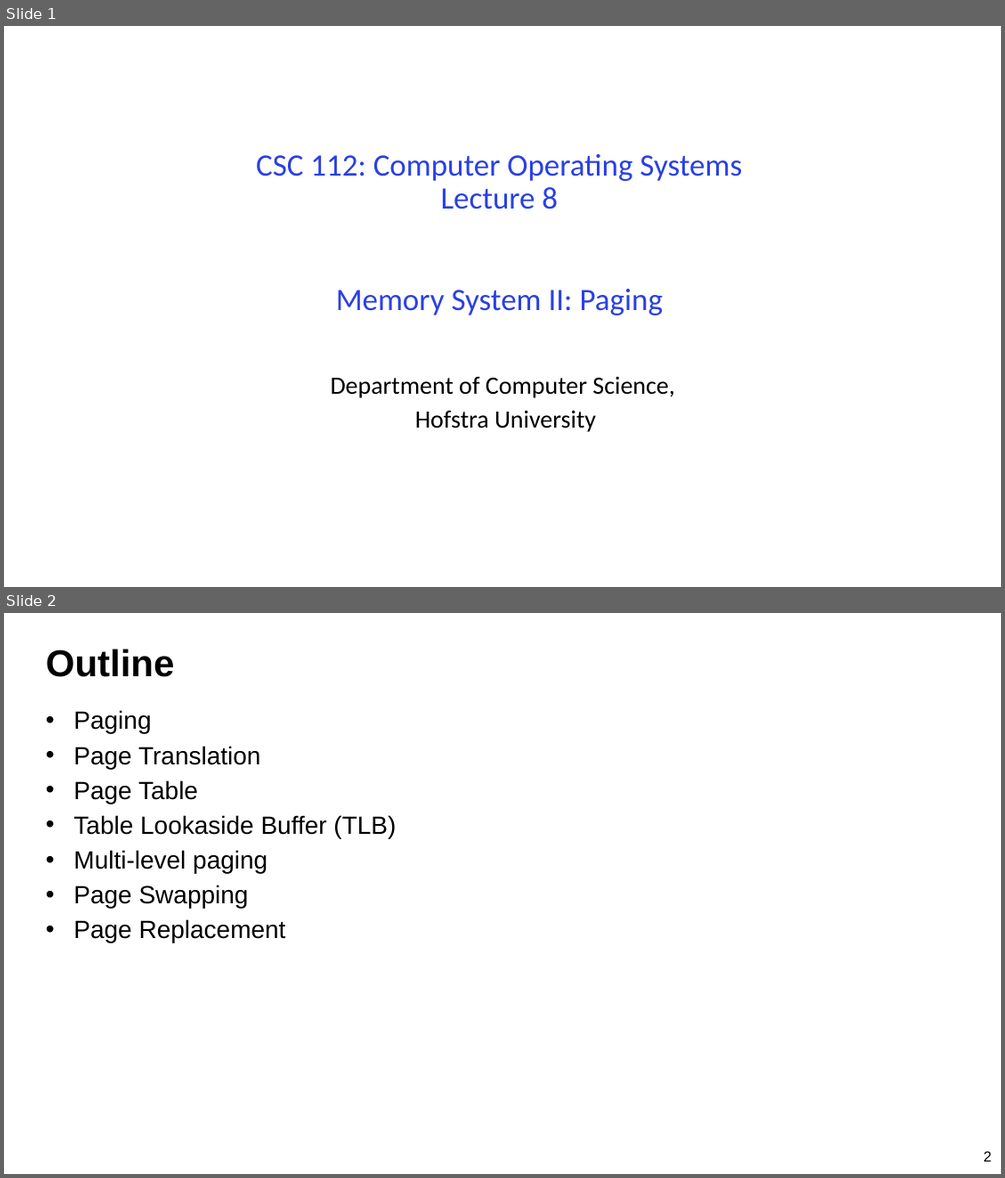
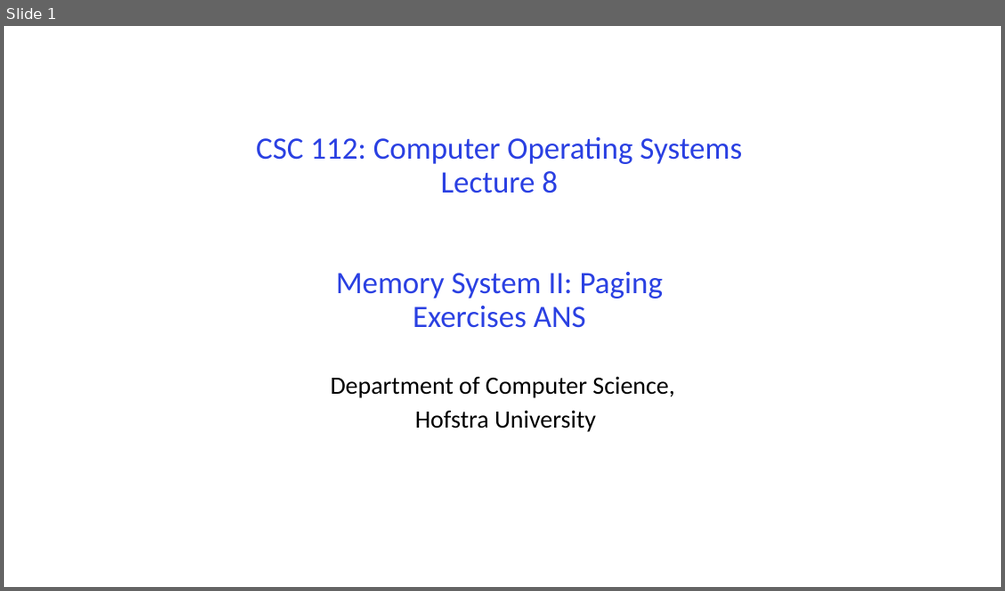
Before and after one commit to guhofstra/CSC256Fa25, a slide deck: PPTs/L8-Exercises ANS.pptx. Shown one above the other, each under a label of ours: slides 1 and 2 before the commit, slide 1 after it. The pictures are 1005x1178 and 1005x591 pixels, drawn with LibreOffice and Linux fonts; fonts in the diff are those of the drawing. Boxes give left, top, right and bottom in pixels: in the first picture for what was removed or moved away, otherwise in the second. Text is boxed around its words. In the diff, an @@ line names an element or a change of style, - is before the commit and + after.

```diff
--- a/PPTs/L8-Exercises ANS.pptx
+++ b/PPTs/L8-Exercises ANS.pptx
@@ slide 2 removed at (4,613,1001,1174), background #FFFFFF @@
@@ title removed at (46,649,174,677) @@
-Outline
@@ text removed at (73,710,396,943) @@
-• Paging
-• Page Translation
-• Page Table
-• Table Lookaside Buffer (TLB)
-• Multi-level paging
-• Page Swapping
-• Page Replacement
@@ page number removed at (983,1151,991,1161) @@
-2
@@ slide 1 changed as well @@
@@ title at (256,137,742,328): text changed @@
-CSC 112: Computer Operating Systems
-Lecture 8
-Memory System II: Paging
+CSC 112: Computer Operating Systems
+Lecture 8
+Memory System II: Paging
+Exercises ANS
```
Also in this commit, not shown: 1 slide added, 77 other slides removed, 3 other files.
